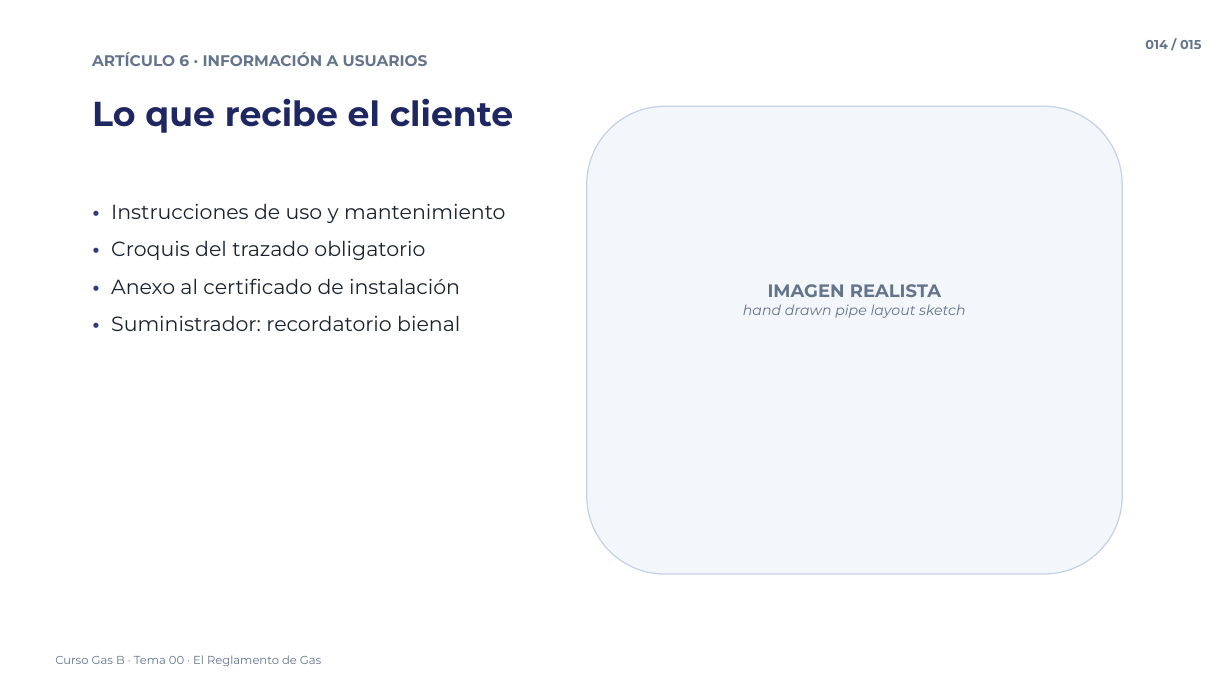
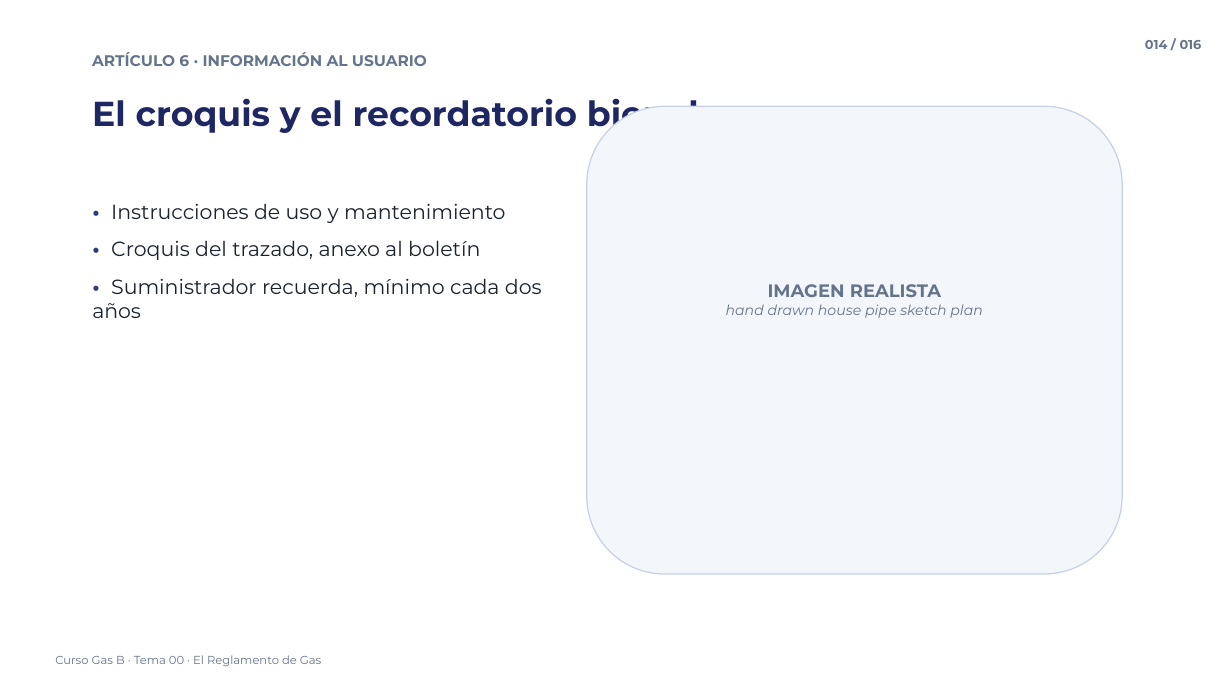
Before and after one commit to noahcuadrado-cmd/averias-frigorificas, a slide deck: slide 14 of Curso Gas B/00 - El Reglamento de Gas - estructura, ambito y generalidades/00 - El Reglamento de Gas - Vídeo 2.pptx. Drawn at 1232x693 pixels with LibreOffice and Linux fonts; fonts in the diff are those of the drawing. Boxes give left, top, right and bottom in pixels: in the first picture for what was removed or moved away, otherwise in the second. Text is boxed around its words. In the diff, an @@ line names an element or a change of style, - is before the commit and + after.

```diff
--- a/Curso Gas B/00 - El Reglamento de Gas - estructura, ambito y generalidades/00 - El Reglamento de Gas - Vídeo 2.pptx
+++ b/Curso Gas B/00 - El Reglamento de Gas - estructura, ambito y generalidades/00 - El Reglamento de Gas - Vídeo 2.pptx
@@ text at [92, 52, 427, 66]: text changed @@
-ARTÍCULO 6 · INFORMACIÓN A USUARIOS
+ARTÍCULO 6 · INFORMACIÓN AL USUARIO
@@ text at [92, 98, 699, 135]: text changed @@
-Lo que recibe el cliente
+El croquis y el recordatorio bienal
@@ text at [92, 240, 542, 318]: text changed @@
-• Croquis del trazado obligatorio
-• Anexo al certificado de instalación
-• Suministrador: recordatorio bienal
+• Croquis del trazado, anexo al boletín
+• Suministrador recuerda, mínimo cada dos años
@@ text at [726, 304, 983, 318]: text changed @@
-hand drawn pipe layout sketch
+hand drawn house pipe sketch plan
```
Also in this commit, not shown: 13 other slides changed, 2 slides added, 1 slide removed, 12 other files.
